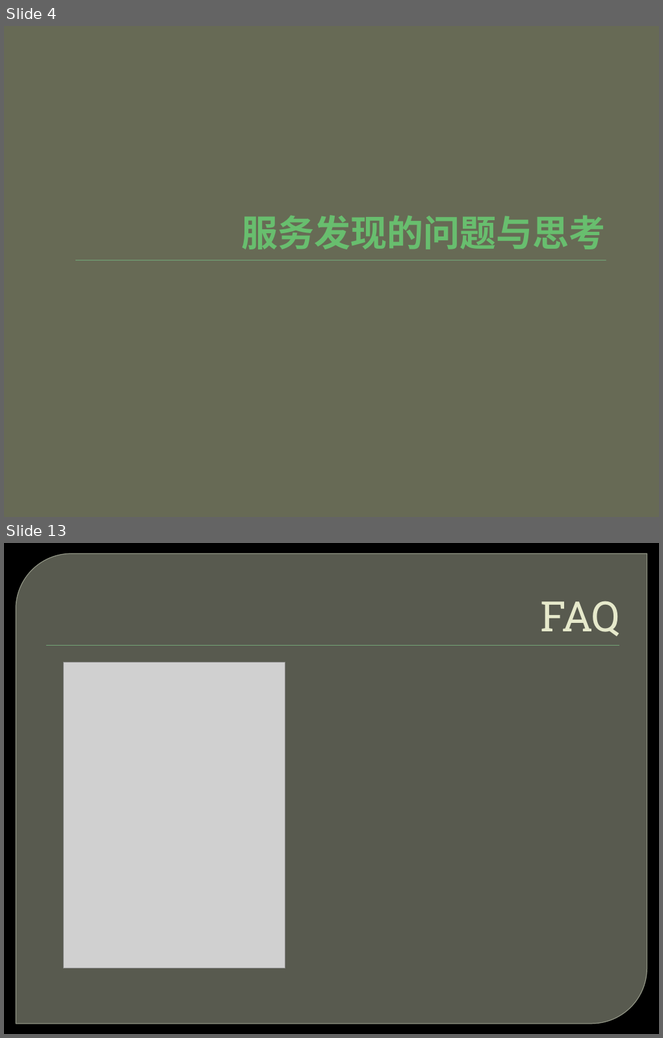
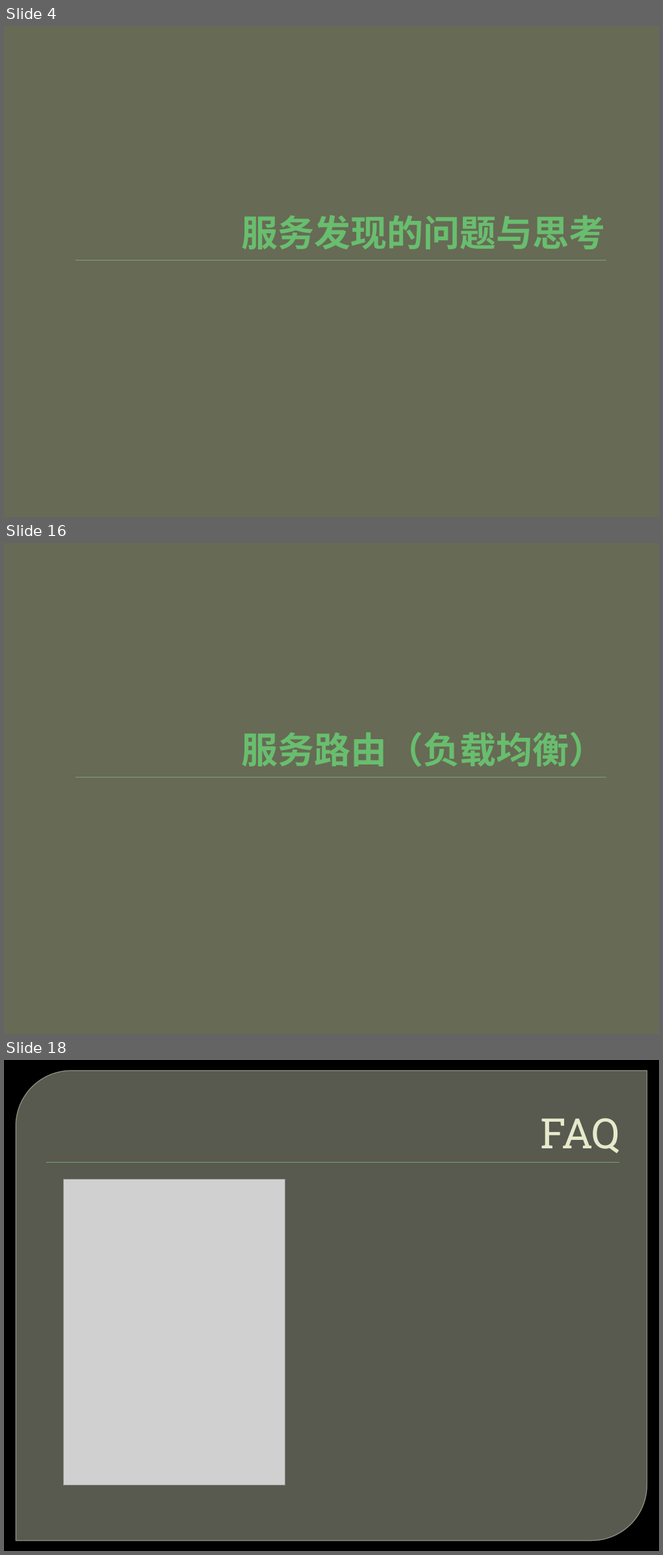
Before and after one commit to ghj1976/lecture, a slide deck: SOA服务发现/服务发现.pptx. Shown one above the other, each under a label of ours: slides 4 and 13 before the commit, slides 4, 16 and 18 after it; the slides between them are not shown. The pictures are 663x1038 and 663x1555 pixels, drawn with LibreOffice and Linux fonts; fonts in the diff are those of the drawing; grey boxes stand for pictures; background and template pictures are left out. Boxes give left, top, right and bottom in pixels: in the first picture for what was removed or moved away, otherwise in the second. Text is boxed around its words. In the diff, an @@ line names an element or a change of style, - is before the commit and + after.

```diff
--- a/SOA服务发现/服务发现.pptx
+++ b/SOA服务发现/服务发现.pptx
@@ slide 16 added at box(4, 543, 659, 1034), background #676A55; not listed: 1 template element that a slide beside it also shows @@
@@ title added at box(242, 732, 605, 767), 40 pt, text #69BF70, bold @@
+服务路由（负载均衡）
@@ what was slide 13 is now slide 18 @@
```
Also in this commit, not shown: 7 slides changed, 5 other slides added, 1 slide removed, 6 other files.
